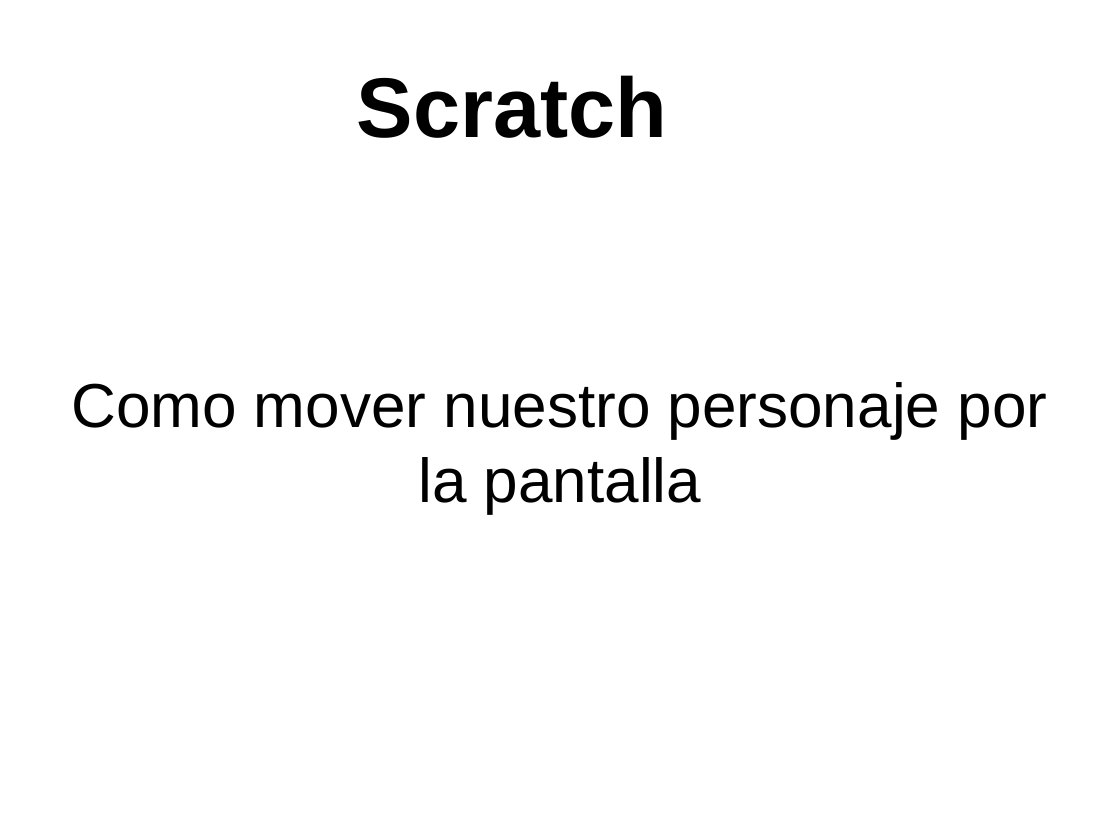
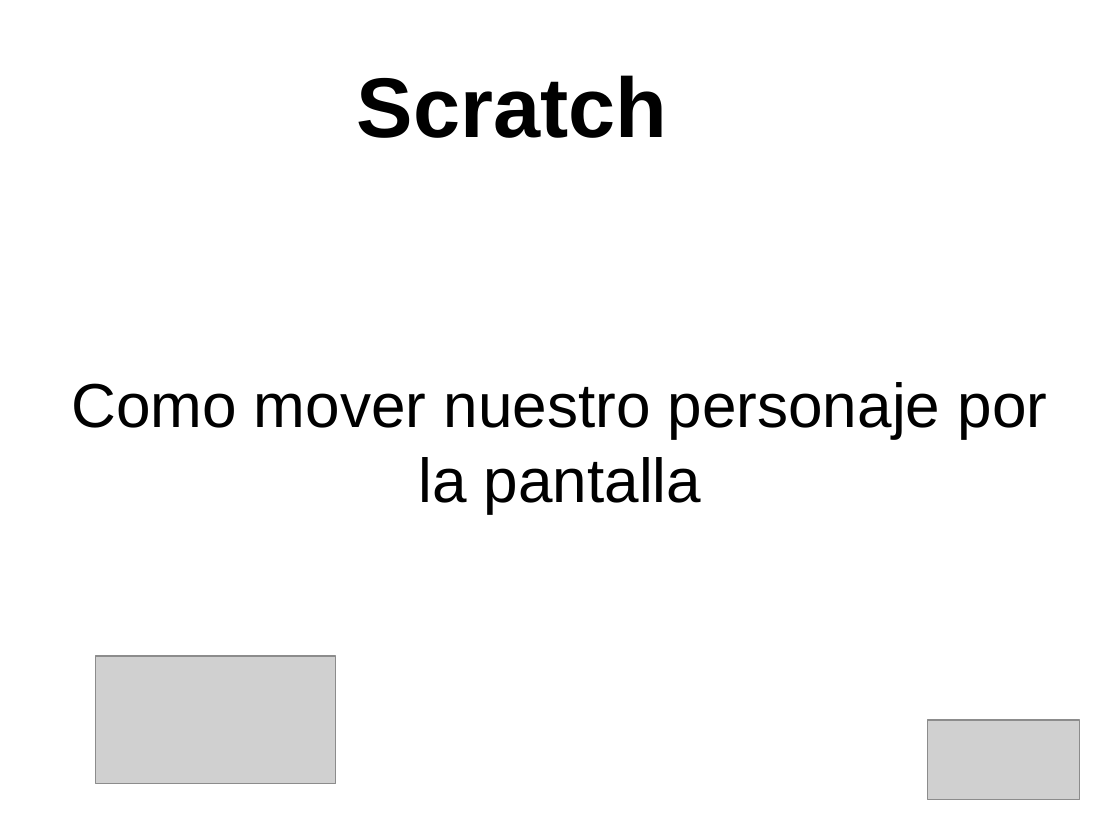
Before and after one commit to renatolrr/CodeHour, a slide deck: slide 1 of MoverPersonaje.odp. Drawn at 1120x840 pixels with LibreOffice and Linux fonts; fonts in the diff are those of the drawing; grey boxes stand for pictures. Boxes give left, top, right and bottom in pixels: in the first picture for what was removed or moved away, otherwise in the second. Text is boxed around its words. In the diff, an @@ line names an element or a change of style, - is before the commit and + after.

```diff
--- a/MoverPersonaje.odp
+++ b/MoverPersonaje.odp
@@ subtitle "Como mover nuestro personaje por ..." at [71,382,1048,513]: highlight #FFFFFF to none @@
@@ picture added at [96,657,335,785] @@
@@ picture added at [928,721,1080,800] @@
```
Also in this commit, not shown: 8 other slides changed, 5 other files.
